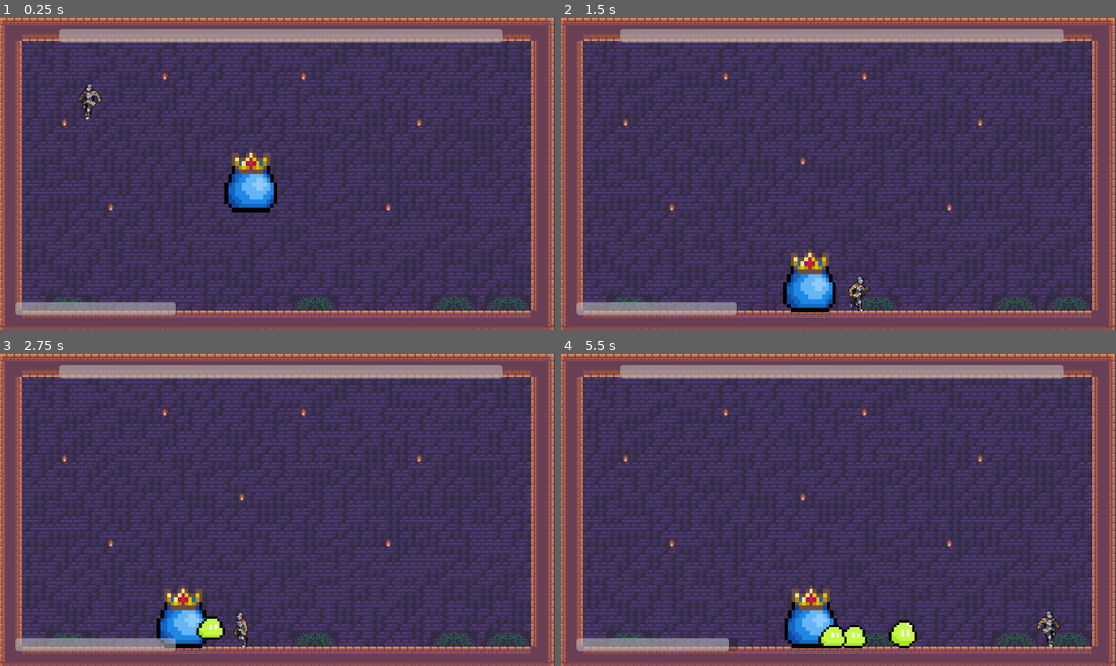
Above: before the commit, frames 1-4 (two rows, left to right).
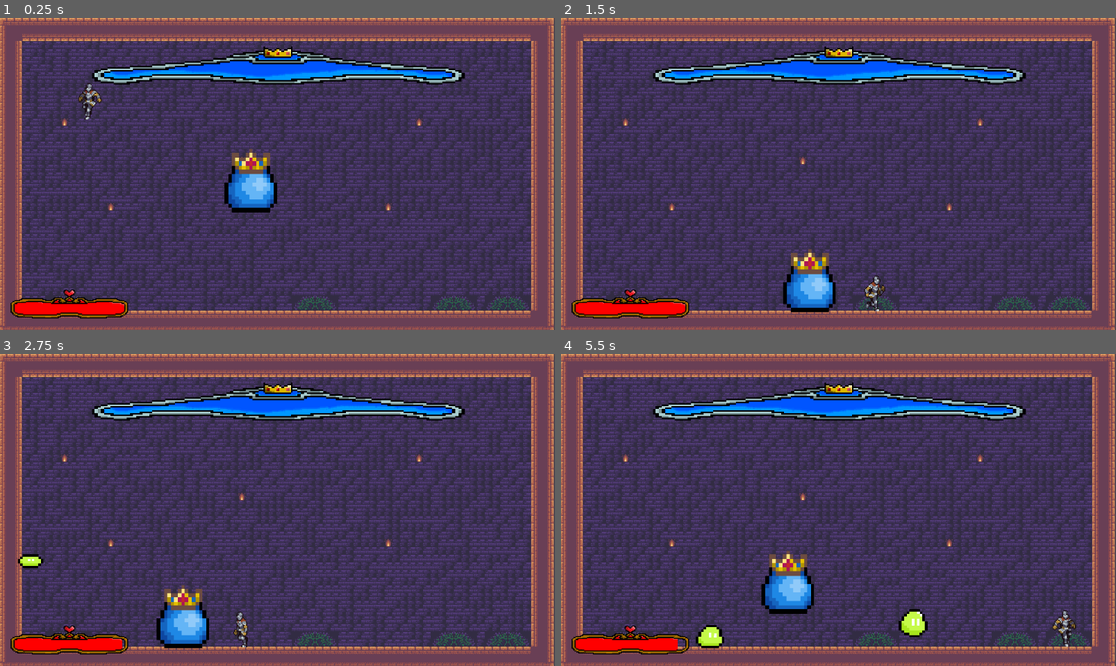
Above: after the commit, the same moments.

Repository: AnirvinyaKolli/SlimeSlayer-gamejam
Game: Godot game, scene res://testing/test_scene.tscn
The game is run twice, just before and just after one commit, with the same random seed, the same clock (stepped at 60 frames per second) and the same inputs.
Inputs (mouse positions are in pixels of both pictures, inside the frame that each line leads up to):
- Up to frame 1 (0.25 s): no input
- Up to frame 2 (1.5 s): tap Enter (ui_accept) at 0.5 s; move the mouse to (960, 158) at 0.52 s; hold D (RIGHT) from 0.53 s (still down); click (960, 158) at 0.6 s; tap W (JUMP) at 0.77 s; tap Space (DASH) at 0.8, 1.35 s; move the mouse to (727, 189) at 1.27 s
- Up to frame 3 (2.75 s): tap W (JUMP) at 1.52 s; click (166, 525) at 1.55 s; move the mouse to (333, 441) at 2.02 s; release D (RIGHT) at 2.03 s; hold A (LEFT) from 2.03 s (still down); click (333, 441) at 2.1 s; tap Space (DASH) at 2.3 s
- Up to frame 4 (5.5 s): move the mouse to (810, 572) at 2.77 s; release A (LEFT) at 2.78 s; hold D (RIGHT) 2.78-4.28 s; tap Space (DASH) at 2.85, 3.8, 4.35, 5.3 s; tap W (JUMP) at 3.02, 3.77, 4.52 s; click (810, 572) at 3.05 s; move the mouse to (1005, 556) at 3.52 s; click (1005, 556) at 3.6 s; move the mouse to (672, 463) at 4.27 s; hold A (LEFT) 4.28-5.03 s; click (672, 463) at 4.55 s; move the mouse to (866, 510) at 5.02 s; hold D (RIGHT) from 5.03 s (still down); click (866, 510) at 5.1 s

The runs differ from the first frame. In frame 1, 9.7% of the frame differs, in the area x 1-91%, y 3-97%; in frame 2, 10%; in frame 3, 10%; in frame 4, 14%, in the area x 1-93%, y 3-97%.

Commit message:
sounds+boss_bars

Diff:
--- a/slimeslayer/boss_fight_section/boss/abusive_father.tscn
+++ b/slimeslayer/boss_fight_section/boss/abusive_father.tscn
@@ -1,7 +1,8 @@
-[gd_scene load_steps=5 format=3 uid="uid://2f5e016s35bm"]
+[gd_scene load_steps=6 format=3 uid="uid://2f5e016s35bm"]
 
 [ext_resource type="Script" uid="uid://6m02tohl0d2a" path="res://boss_fight_section/boss/boss_controller.gd" id="1_lcskn"]
 [ext_resource type="Texture2D" uid="uid://2vvj0wtbjpdg" path="res://boss_fight_section/boss/KingSlime.png" id="2_oh0os"]
+[ext_resource type="AudioStream" uid="uid://6ofgt6l7jpgu" path="res://boss_fight_section/boss/squelch_2.wav" id="3_24g1y"]
 
 [sub_resource type="CircleShape2D" id="CircleShape2D_oh0os"]
 radius = 30.5552
@@ -40,8 +41,13 @@
 target_position = Vector2(102, 0)
 
 [node name="birth_timer" type="Timer" parent="."]
+wait_time = 2.0
 one_shot = true
 autostart = true
+
+[node name="squelch" type="AudioStreamPlayer2D" parent="."]
+stream = ExtResource("3_24g1y")
+volume_db = 5.0
 
 [connection signal="area_entered" from="hurt_box" to="." method="_on_hurt_box_area_entered"]
 [connection signal="timeout" from="hop_timer" to="." method="_on_hop_timer_timeout"]
--- a/slimeslayer/boss_fight_section/boss/boss_bar.tscn
+++ b/slimeslayer/boss_fight_section/boss/boss_bar.tscn
@@ -1,13 +1,17 @@
-[gd_scene format=3 uid="uid://c8131u7l80stk"]
+[gd_scene load_steps=3 format=3 uid="uid://c8131u7l80stk"]
 
-[node name="bossbar" type="ProgressBar"]
+[ext_resource type="Texture2D" uid="uid://bcst00vpiwwt4" path="res://boss_fight_section/boss/boss_bar.png" id="1_fg3wp"]
+[ext_resource type="Texture2D" uid="uid://djephdxhrsltr" path="res://boss_fight_section/boss/boss_bar_fill.png" id="2_b03ys"]
+
+[node name="bossbar" type="TextureProgressBar"]
 anchors_preset = 15
 anchor_right = 1.0
 anchor_bottom = 1.0
-offset_left = 121.0
-offset_top = 21.0
-offset_right = -111.0
-offset_bottom = -599.0
+offset_left = 57.0
+offset_right = -71.0
+offset_bottom = -392.0
 grow_horizontal = 2
 grow_vertical = 2
-show_percentage = false
+scale = Vector2(0.978539, 0.587386)
+texture_over = ExtResource("1_fg3wp")
+texture_progress = ExtResource("2_b03ys")
--- a/slimeslayer/boss_fight_section/boss/boss_controller.gd
+++ b/slimeslayer/boss_fight_section/boss/boss_controller.gd
@@ -4,10 +4,11 @@
 @onready var wall_check_r: RayCast2D = $wall_check_r
 @onready var wall_check_l: RayCast2D = $wall_check_l
 @onready var birth_timer: Timer = $birth_timer
+@onready var sprite: Sprite2D = $Sprite2D
+@onready var squelch: AudioStreamPlayer2D = $squelch
 
 const GRAVITY = 1500
 const DAMAGE = 50
-var birth = false
 
 var child = load("res://boss_fight_section/boss/slime_summon.tscn")
 
@@ -20,6 +21,15 @@
 var height = 0.0
 var distance = 0.0
 
+
+var flash_time := 0.1
+var flash_color := Color(1, 0, 0)
+
+func flash_red():
+	sprite.modulate = flash_color
+	await get_tree().create_timer(flash_time).timeout
+	sprite.modulate = Color(1, 1, 1)
+
 func _ready() -> void:
 	wall_check_l.target_position = Vector2.LEFT * height
 	wall_check_r.target_position = Vector2.RIGHT * distance
@@ -28,6 +38,7 @@
 
 func add_globals():
 	BossVars.define_boss_node(self)
+
 
 func _physics_process(delta: float) -> void:
 	apply_gravity(delta)
@@ -50,9 +61,6 @@
 	match state:
 		State.IDLE:
 			if is_on_floor():
-				if birth:
-					birth = false
-					give_birth()
 				change_state(State.WINDUP)
 				hop_timer.start()
 		State.WINDUP:
@@ -60,6 +68,7 @@
 		State.HOP:
 			if is_on_floor():
 				change_state(State.IDLE)
+				squelch.play()
 		State.BIRTH:
 			pass
 
@@ -109,6 +118,7 @@
 
 
 func _on_hop_timer_timeout() -> void:
+
 	var dir = get_direction()
 	if dir != 0 and can_hop(dir):
 		set_jump_type()
@@ -119,12 +129,12 @@
 
 
 func _on_birth_timer_timeout() -> void:
-	birth = true
+	give_birth()
 
 func give_birth():
 	change_state(State.BIRTH)
 	var new_child = child.instantiate()
-	new_child.position = global_position
+	new_child.position = Vector2( randf_range(200, get_viewport_rect().size.x-200), global_position.y )
 	GameManager.test_scene.add_child(new_child)
 	birth_timer.start()
 	change_state(State.IDLE)
@@ -132,6 +142,8 @@
 
 func _on_hurt_box_area_entered(area: Area2D) -> void:
 	if area.is_in_group("player_hit_box"):
+
+		flash_red()
 
 		BossVars.take_damage(PlayerCombatVars.player.damage)
 
--- a/slimeslayer/boss_fight_section/boss/slime_summon.tscn
+++ b/slimeslayer/boss_fight_section/boss/slime_summon.tscn
@@ -1,7 +1,8 @@
-[gd_scene load_steps=10 format=3 uid="uid://drv627wqidtbl"]
+[gd_scene load_steps=11 format=3 uid="uid://drv627wqidtbl"]
 
 [ext_resource type="Script" uid="uid://dfv6ediahurj0" path="res://boss_fight_section/boss/slime_summon_controller.gd" id="1_voaqf"]
 [ext_resource type="Texture2D" uid="uid://1s4fbdiktin6" path="res://boss_fight_section/boss/slime_sheet.png" id="2_xy4g6"]
+[ext_resource type="AudioStream" uid="uid://dmrlfod36yhsd" path="res://boss_fight_section/boss/squelch.mp3" id="3_g380f"]
 
 [sub_resource type="AtlasTexture" id="AtlasTexture_vtaqv"]
 atlas = ExtResource("2_xy4g6")
@@ -68,4 +69,8 @@
 shape = SubResource("CircleShape2D_xy4g6")
 debug_color = Color(0.966801, 0, 0.478267, 0.42)
 
+[node name="AudioStreamPlayer2D" type="AudioStreamPlayer2D" parent="."]
+stream = ExtResource("3_g380f")
+volume_db = 24.0
+
 [connection signal="area_entered" from="hurt_box" to="." method="_on_area_2d_area_entered"]
--- a/slimeslayer/boss_fight_section/boss/slime_summon_controller.gd
+++ b/slimeslayer/boss_fight_section/boss/slime_summon_controller.gd
@@ -13,10 +13,20 @@
 enum State { RUNNING, HOP, KNOCKBACK }
 var state = State.RUNNING
 
+@onready var audio: AudioStreamPlayer2D = $AudioStreamPlayer2D
 
 var speed = 100.0
 var target_dir = -1
 var hop_vector = Vector2.ZERO
+
+
+var flash_time := 0.1
+var flash_color := Color(1, 0, 0)
+
+func flash_red():
+	sprite_2d.modulate = flash_color
+	await get_tree().create_timer(flash_time).timeout
+	sprite_2d.modulate = Color(1, 1, 1)
 
 func _ready() -> void:
 	sprite_2d.play("default")
@@ -77,6 +87,8 @@
 
 func _on_area_2d_area_entered(area: Area2D) -> void:
 	if area.is_in_group("player_hit_box"):
+		audio.play()
+		flash_red()
 		health -= 50
 		var knockback = Vector2.ZERO
 		var knockback_x_factor = randf_range(800, 1200)
--- a/slimeslayer/boss_fight_section/player/assets/health_bar.tscn
+++ b/slimeslayer/boss_fight_section/player/assets/health_bar.tscn
@@ -1,13 +1,18 @@
-[gd_scene format=3 uid="uid://celg0sjbpkmb1"]
+[gd_scene load_steps=3 format=3 uid="uid://celg0sjbpkmb1"]
 
-[node name="health_bar" type="ProgressBar"]
+[ext_resource type="Texture2D" uid="uid://bgu8ogj5clfkd" path="res://boss_fight_section/player/assets/bar_full.png" id="1_j8854"]
+[ext_resource type="Texture2D" uid="uid://6gykuwu7lds1" path="res://boss_fight_section/player/assets/bar.png" id="2_c0t2d"]
+
+[node name="health_bar" type="TextureProgressBar"]
+texture_filter = 1
 anchors_preset = 15
 anchor_right = 1.0
 anchor_bottom = 1.0
-offset_left = 17.0
-offset_top = 600.0
-offset_right = -845.0
-offset_bottom = -13.0
+offset_left = 21.0
+offset_top = 571.0
+offset_right = -887.0
+offset_bottom = -17.0
 grow_horizontal = 2
 grow_vertical = 2
-show_percentage = false
+texture_over = ExtResource("2_c0t2d")
+texture_progress = ExtResource("1_j8854")
--- a/slimeslayer/boss_fight_section/player/boss_fight_player.tscn
+++ b/slimeslayer/boss_fight_section/player/boss_fight_player.tscn
@@ -1,7 +1,8 @@
-[gd_scene load_steps=6 format=3 uid="uid://1m6lhadktmsw"]
+[gd_scene load_steps=7 format=3 uid="uid://1m6lhadktmsw"]
 
 [ext_resource type="Script" uid="uid://dtbnplmwvna30" path="res://boss_fight_section/player/player_controller.gd" id="1_oul6g"]
 [ext_resource type="SpriteFrames" uid="uid://dvff3e6kha4y1" path="res://boss_fight_section/player/assets/player_sprites.tres" id="2_d7fyi"]
+[ext_resource type="AudioStream" uid="uid://di7bfmb0m6mx1" path="res://boss_fight_section/player/assets/slash.mp3" id="3_76xa0"]
 
 [sub_resource type="CapsuleShape2D" id="CapsuleShape2D_oul6g"]
 radius = 11.0
@@ -63,6 +64,12 @@
 shape = SubResource("CapsuleShape2D_76xa0")
 debug_color = Color(0.954585, 2.79158e-06, 0.547659, 0.42)
 
+[node name="AudioStreamPlayer2D" type="AudioStreamPlayer2D" parent="."]
+stream = ExtResource("3_76xa0")
+volume_db = 0.1
+max_distance = 701.0
+attenuation = 0.450625
+
 [connection signal="timeout" from="attack_timer" to="." method="_on_attack_timer_timeout"]
 [connection signal="timeout" from="dash_timer" to="." method="_on_dash_timer_timeout"]
 [connection signal="timeout" from="dash_cooldown" to="." method="_on_dash_cooldown_timeout"]
--- a/slimeslayer/boss_fight_section/player/player_combat_ui.tscn
+++ b/slimeslayer/boss_fight_section/player/player_combat_ui.tscn
@@ -14,20 +14,24 @@
 script = ExtResource("1_n215f")
 
 [node name="bossbar" parent="." instance=ExtResource("2_0mobv")]
+texture_filter = 1
 layout_mode = 1
-offset_left = 124.0
-offset_top = 23.0
-offset_right = -108.0
-offset_bottom = -597.0
+offset_left = 192.0
+offset_top = 56.0
+offset_right = -497.0
+offset_bottom = -528.0
+scale = Vector2(1.67145, 1.5258)
+value = 1000.0
 
 [node name="health_bar" parent="." instance=ExtResource("3_8spmb")]
 layout_mode = 0
 anchors_preset = 0
 anchor_right = 0.0
 anchor_bottom = 0.0
-offset_left = 33.0
-offset_top = 590.0
-offset_right = 366.0
-offset_bottom = 617.0
+offset_left = 23.0
+offset_top = 564.0
+offset_right = 267.0
+offset_bottom = 624.0
 grow_horizontal = 1
 grow_vertical = 1
+value = 10.0
--- a/slimeslayer/boss_fight_section/player/player_controller.gd
+++ b/slimeslayer/boss_fight_section/player/player_controller.gd
@@ -4,7 +4,9 @@
 const JUMP_VELOCITY = -400.0
 const GRAVITY = 1000.0
 const MAX_FALL_SPEED = 700.0
-const DASH_SPEED = 800.0
+const DASH_SPEED = 1200.0
+
+@onready var audio: AudioStreamPlayer2D = $AudioStreamPlayer2D
 
 enum AnimState { IDLE, RUN, JUMP, FALL, ATTACK, DASH }
 
@@ -14,7 +16,7 @@
 var anim_state = AnimState.IDLE
 var is_attacking = false
 var can_dash = true
-var damage = 20
+var damage = 10
 var direction
 
 @onready var hurt_box: Area2D = $hurt_box
@@ -23,6 +25,14 @@
 @onready var hit_box: Area2D = $hit_box
 @onready var attack_timer: Timer = $attack_timer
 @onready var sprite: AnimatedSprite2D = $Sprite
+
+var flash_time := 0.1
+var flash_color := Color(1, 0, 0)
+
+func flash_red():
+	sprite.modulate = flash_color
+	await get_tree().create_timer(flash_time).timeout
+	sprite.modulate = Color(1, 1, 1)
 
 func _ready() -> void:
 	attack_timer.wait_time = sprite.sprite_frames.get_frame_count(Attacks[current_attack]) / sprite.sprite_frames.get_animation_speed(Attacks[current_attack])
@@ -76,7 +86,8 @@
 	hit_box.monitoring = true
 	hit_box.set_collision_layer_value(1, true)
 	change_anim_state(AnimState.ATTACK)
-
+	audio.pitch_scale = randf_range(1, 2)
+	audio.play()
 func start_dash():
 	if sprite.flip_h:
 		velocity.x += DASH_SPEED
@@ -140,6 +151,7 @@
 func _on_hurt_box_area_entered(area: Area2D) -> void:
 	if area.is_in_group("boss_hit_box"):
 		PlayerCombatVars.take_damage(10)
+		flash_red()
 
 
 func _on_dash_timer_timeout() -> void:
--- a/slimeslayer/boss_fight_section/player/player_ui.gd
+++ b/slimeslayer/boss_fight_section/player/player_ui.gd
@@ -1,6 +1,6 @@
 extends Control
-@onready var bossbar: ProgressBar = $bossbar
-@onready var health_bar: ProgressBar = $health_bar
+@onready var bossbar: TextureProgressBar = $bossbar
+@onready var health_bar: TextureProgressBar = $health_bar
 
 func _ready() -> void:
 	bossbar.max_value = BossVars.MAX_HEALTH
Binary file added: slimeslayer/boss_fight_section/boss/boss_bar.png
Not shown, added: slimeslayer/boss_fight_section/boss/boss_bar.png.import
Binary file added: slimeslayer/boss_fight_section/boss/boss_bar_fill.png
Not shown, added: slimeslayer/boss_fight_section/boss/boss_bar_fill.png.import
Not shown, added: slimeslayer/boss_fight_section/boss/squelch.mp3.import
Not shown, added: slimeslayer/boss_fight_section/boss/squelch_2.wav.import
Binary file added: slimeslayer/boss_fight_section/player/assets/bar.png
Not shown, added: slimeslayer/boss_fight_section/player/assets/bar.png.import
Binary file added: slimeslayer/boss_fight_section/player/assets/bar_full.png
Not shown, added: slimeslayer/boss_fight_section/player/assets/bar_full.png.import
Not shown, added: slimeslayer/boss_fight_section/player/assets/player_hit.wav.import
Not shown, added: slimeslayer/boss_fight_section/player/assets/slash.mp3.import
(and 4 more such lines)
